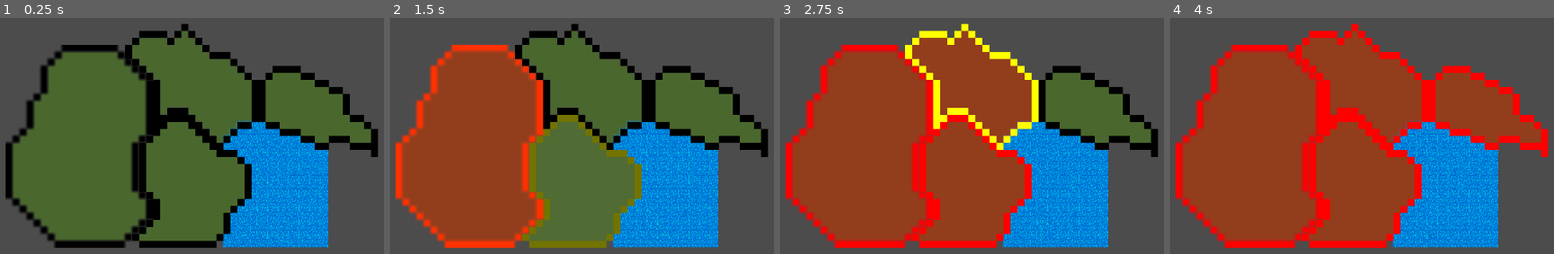
Above: before the commit, frames 1-4 (left to right).
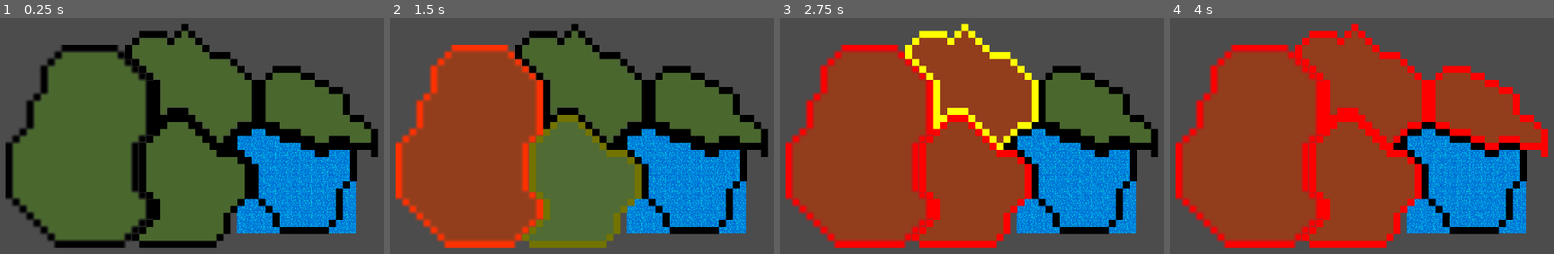
Above: after the commit, the same moments.

Repository: Raelr/StrategyGame
Game: Godot game, scene res://Scenes/World.tscn
Two runs of this game, one before a commit and one after it. Both use one fixed random seed, a clock stepped at 60 frames per second and the inputs below.
Inputs (mouse positions are in pixels of both pictures, inside the frame that each line leads up to):
- Up to frame 1 (0.25 s): no input
- Up to frame 2 (1.5 s): move the mouse to (470, 145) at 0.52 s; press the mouse at (470, 145) at 0.53 s; move the mouse to (582, 180) at 1.27 s; release the mouse at (582, 180) at 1.28 s; right-click (582, 180) at 1.35 s; click (582, 180) at 1.42 s
- Up to frame 3 (2.75 s): move the mouse to (972, 86) at 2.02 s; press the mouse at (972, 86) at 2.03 s
- Up to frame 4 (4 s): move the mouse to (1488, 107) at 2.77 s; release the mouse at (1488, 107) at 2.78 s; right-click (1488, 107) at 2.85 s; click (1488, 107) at 2.92 s; move the mouse to (outside the picture) at 3.52 s; press the mouse at (outside the picture) at 3.53 s

The runs differ from the first frame. In frame 1, 9.8% of the frame differs, in the area x 57-93%, y 43-98%; in frame 2, 9.7%; in frame 3, 9.7%; in frame 4, 9.8%.

Commit message:
Added a new water shader. Deforms based on a UV texture

Diff:
--- a/Scenes/Water.tscn
+++ b/Scenes/Water.tscn
@@ -1,8 +1,9 @@
-[gd_scene load_steps=6 format=2]
+[gd_scene load_steps=7 format=2]
 
 [ext_resource path="res://Sprites/Water.png" type="Texture" id=1]
 [ext_resource path="res://Scripts/Water.gd" type="Script" id=2]
 [ext_resource path="res://Sprites/WaveTExture.jpg" type="Texture" id=3]
+[ext_resource path="res://Sprites/WaterNormalMap.jpg" type="Texture" id=5]
 
 [sub_resource type="Shader" id=1]
 code = "shader_type canvas_item;
@@ -27,14 +28,14 @@
 	adjusted_uv.y *= aspect_ratio;
 
 	COLOR = texture(TEXTURE, adjusted_uv + texture_based_offset);
-	//COLOR = vec4(texture_based_offset, vec2(0.0, 1.0));
+	NORMALMAP = texture(NORMAL_TEXTURE, adjusted_uv).rgb;
 }"
 
 [sub_resource type="ShaderMaterial" id=2]
 shader = SubResource( 1 )
 shader_param/tiled_factor = 10.0
-shader_param/aspect_ratio = 0.922616
-shader_param/uv_offset_scale = Vector2( 0.4, 0.3 )
+shader_param/aspect_ratio = 0.888774
+shader_param/uv_offset_scale = Vector2( 1, 1 )
 shader_param/wave_size = Vector2( 0.1, 0.1 )
 shader_param/time_scale = Vector2( 0.01, 0.01 )
 shader_param/uv_offset_texture = ExtResource( 3 )
@@ -43,5 +44,6 @@
 material = SubResource( 2 )
 position = Vector2( 589.289, 275.709 )
 texture = ExtResource( 1 )
+normal_map = ExtResource( 5 )
 script = ExtResource( 2 )
 [connection signal="item_rect_changed" from="." to="." method="calculate_aspect_ratio"]
--- a/Scenes/World.tscn
+++ b/Scenes/World.tscn
@@ -14,13 +14,15 @@
 [ext_resource path="res://Sprites/FourthRegionOutline.png" type="Texture" id=12]
 [ext_resource path="res://Sprites/FourthRegionDetails.png" type="Texture" id=13]
 [ext_resource path="res://Sprites/FourthRegionOverlay.png" type="Texture" id=14]
+[ext_resource path="res://Sprites/LakeOutline.png" type="Texture" id=15]
 
 [node name="World" type="Node2D"]
 
 [node name="Water" parent="." instance=ExtResource( 11 )]
 modulate = Color( 0, 1, 0.929412, 1 )
-position = Vector2( 523.636, 296.268 )
-scale = Vector2( 0.932962, 1.1315 )
+position = Vector2( 529.664, 295.284 )
+scale = Vector2( 1.06179, 0.943695 )
+z_index = -1
 
 [node name="WestRegion" parent="." instance=ExtResource( 1 )]
 position = Vector2( 467.777, 285.467 )
@@ -78,10 +80,11 @@
 texture = ExtResource( 8 )
 
 [node name="CollisionPolygon2D" parent="NorthRegion" index="1"]
+visible = false
 polygon = PoolVector2Array( -11.0775, 11.6199, -11.0775, -3.8866, -20.6172, -11.9257, -18.8379, -11.9757, -14.872, -16. …(506 unchanged characters)…
 
 [node name="EastRegion" parent="." instance=ExtResource( 1 )]
-position = Vector2( 535.761, 274.488 )
+position = Vector2( 535.747, 274.488 )
 region_details = ExtResource( 13 )
 region_outline = ExtResource( 12 )
 region_overlay = ExtResource( 14 )
@@ -93,16 +96,21 @@
 
 [node name="Overlay" parent="EastRegion/Details" index="0"]
 modulate = Color( 0, 0, 0, 0 )
-position = Vector2( 0.981201, 0.997589 )
+position = Vector2( 1, 0.994 )
 texture = ExtResource( 14 )
 
 [node name="Outline" parent="EastRegion/Details" index="1"]
-position = Vector2( -0.0100708, 0.979343 )
+position = Vector2( 0, 0.995 )
 texture = ExtResource( 12 )
 
 [node name="CollisionPolygon2D" parent="EastRegion" index="1"]
 visible = false
 polygon = PoolVector2Array( -16.9916, -7.93893, -17.012, 3.96616, -15.0142, 4.00693, -14.9938, 5.96396, -11.0186, 6.025 …(583 unchanged characters)…
+
+[node name="LakeOutline" type="Sprite" parent="."]
+modulate = Color( 0, 0, 0, 1 )
+position = Vector2( 527.747, 294.467 )
+texture = ExtResource( 15 )
 
 [node name="Camera2D" type="Camera2D" parent="."]
 position = Vector2( 499.237, 284.756 )
Not shown: 1 places in Scenes/World.tscn that only renumber resources
Binary file added: Sprites/LakeOutline.png
Not shown, added: Sprites/LakeOutline.png.import
Binary file added: Sprites/WaterNormalMap.jpg
Not shown, added: Sprites/WaterNormalMap.jpg.import
